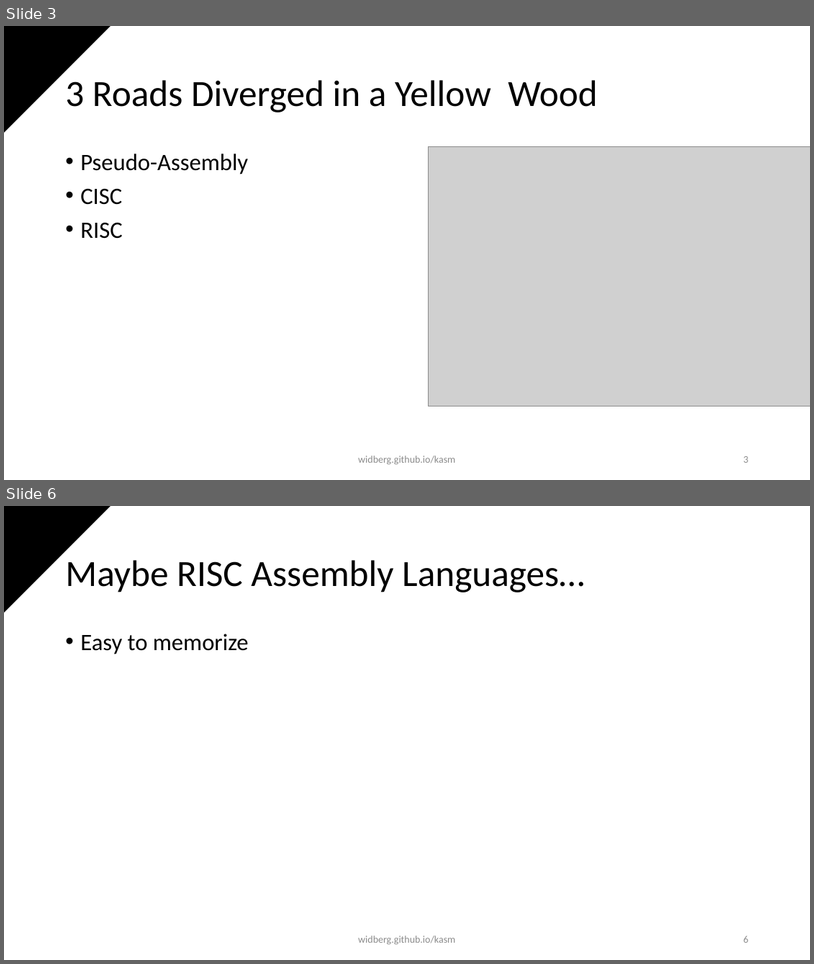
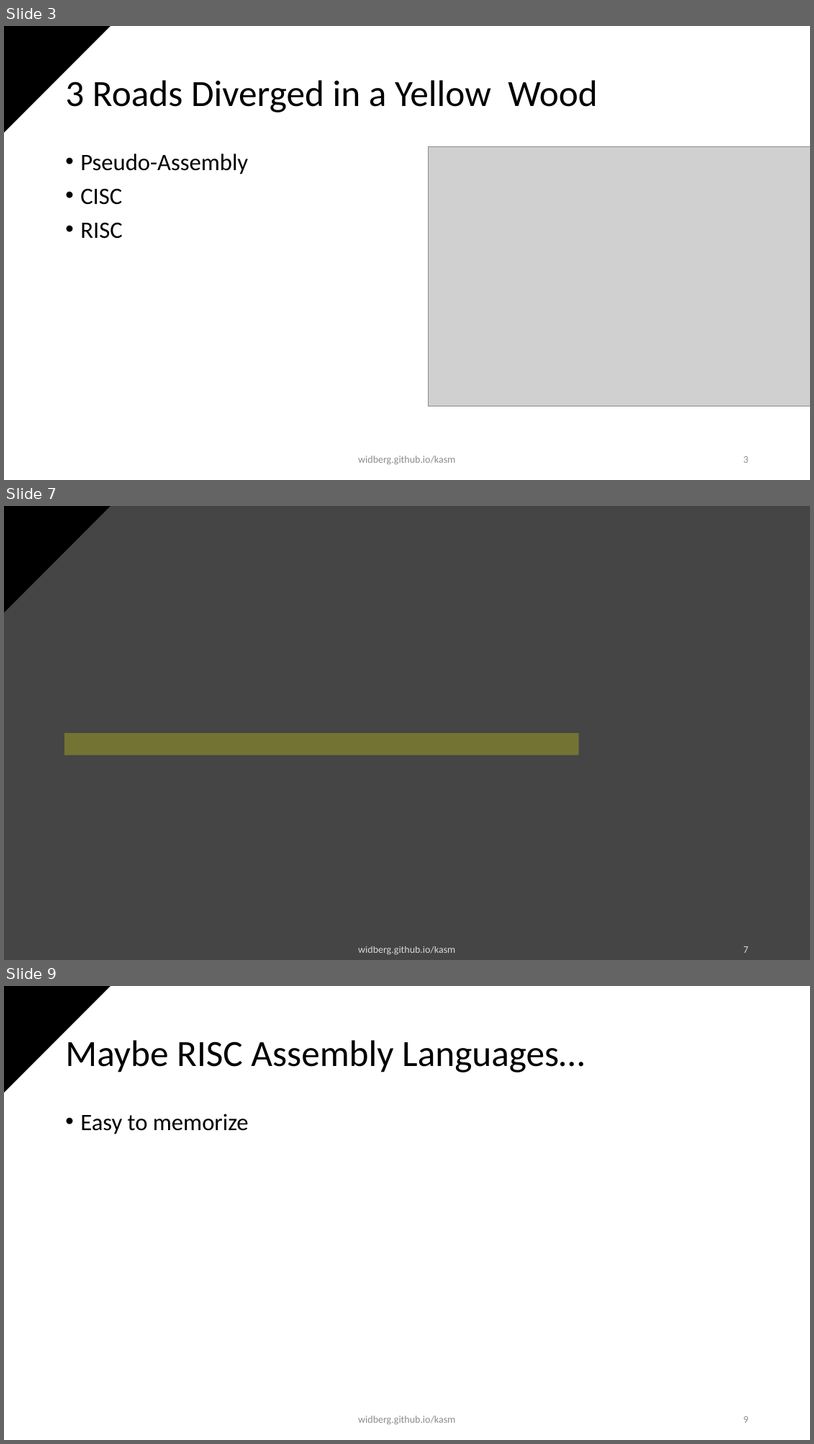
Before and after one commit to widberg/kasm, a slide deck: presentations/introduction.pptx. Shown one above the other, each under a label of ours: slides 3 and 6 before the commit, slides 3, 7 and 9 after it; the slides between them are not shown. The pictures are 814x964 and 814x1444 pixels, drawn with LibreOffice and Linux fonts; fonts in the diff are those of the drawing; grey boxes stand for pictures; background and template pictures are left out. Boxes give left, top, right and bottom in pixels: in the first picture for what was removed or moved away, otherwise in the second. Text is boxed around its words. In the diff, an @@ line names an element or a change of style, - is before the commit and + after.

```diff
--- a/presentations/introduction.pptx
+++ b/presentations/introduction.pptx
@@ slide 7 added at (4,506,810,960), background picture (left out); not listed: 1 template element that a slide beside it also shows @@
@@ rectangle added at (64,733,579,755), fill #FFFF00 at 25% opacity @@
@@ text added at (358,946,455,955), 12 pt, text #FFFFFF at 80% opacity @@
+widberg.github.io/kasm
@@ page number added at (743,946,748,952), 12 pt, text #FFFFFF at 80% opacity @@
+7
@@ what was slide 6 is now slide 9 @@
@@ page number at (743,1416,748,1422): text changed @@
-6
+9
```
Also in this commit, not shown: 4 slides changed, 2 other slides added, 12 other files.
